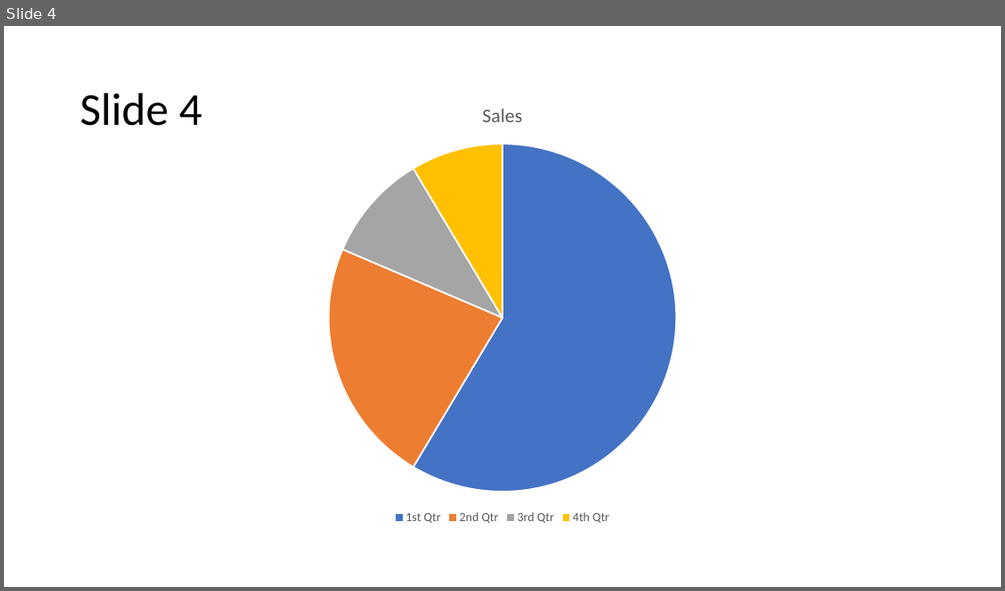
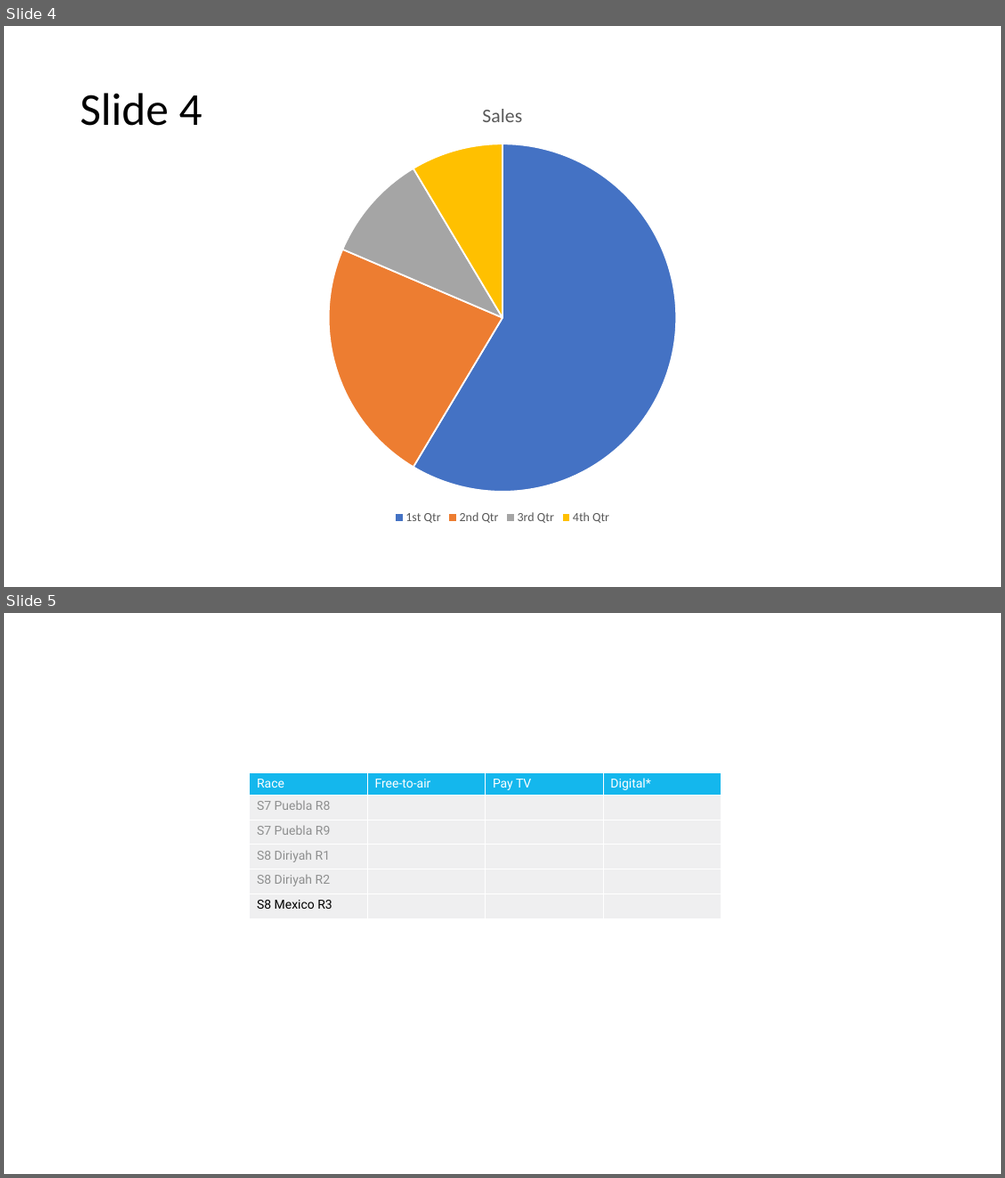
Before and after one commit to cfelstead/PowerPointEditor, a slide deck: PowerPointEditorLib.Tests/ppt-examples/test.pptx. Shown one above the other, each under a label of ours: slide 4 before the commit, slides 4 and 5 after it. The pictures are 1005x591 and 1005x1178 pixels, drawn with LibreOffice and Linux fonts; fonts in the diff are those of the drawing. Boxes give left, top, right and bottom in pixels: in the first picture for what was removed or moved away, otherwise in the second. Text is boxed around its words. In the diff, an @@ line names an element or a change of style, - is before the commit and + after.

```diff
--- a/PowerPointEditorLib.Tests/ppt-examples/test.pptx
+++ b/PowerPointEditorLib.Tests/ppt-examples/test.pptx
@@ slide 5 added at (4,613,1001,1174), background #FFFFFF @@
@@ table added at (250,773,722,920), 6 rows, 4 columns @@
+Race | Free-to-air | Pay TV | Digital*
+S7 Puebla R8 |  |  | 
+S7 Puebla R9 |  |  | 
+S8 Diriyah R1 |  |  | 
+S8 Diriyah R2 |  |  | 
+S8 Mexico R3 |  |  | 
```
Also in this commit, not shown: 2 other files.
